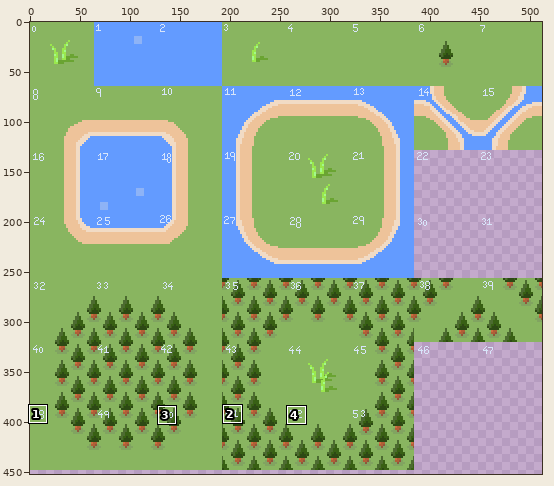
Two states of a pixel-art file, src/images/terrain.aseprite. Above: a wide view before the commit, with the close-up outlined.
Close-up. As it was:
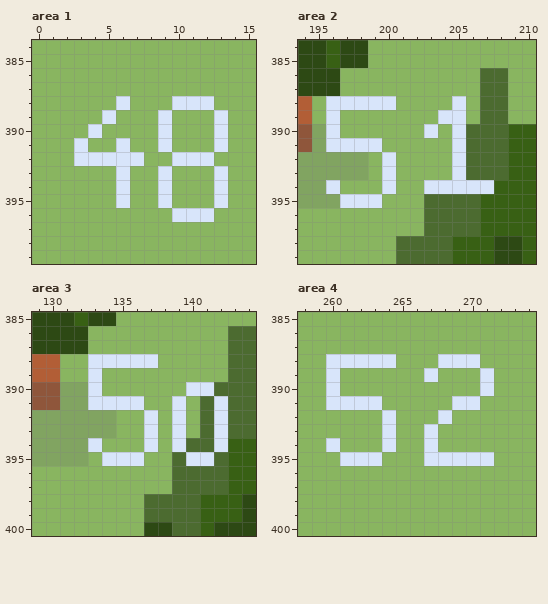
512x512 pixels, 1 frame. Colours within 5 levels of each other are drawn and written as one. Shown: area 1: x 0..15, y 384..399; area 2: x 194..210, y 384..399; area 3: x 129..144, y 385..400; area 4: x 258..274, y 385..400. The wide view leaves out empty margins. The commit also changed other parts of the picture, which this record leaves out.
New version:
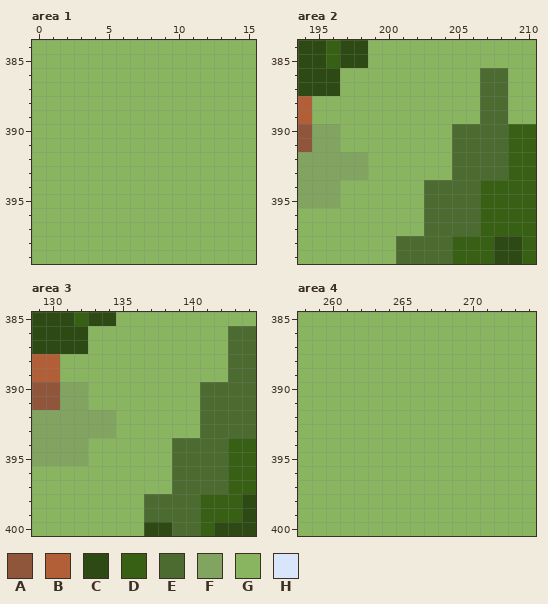
Palette (. is transparent): A #8f563b  B #b25e36  C #2d4914  D #386014  E #4c6b30  F #81a461  G #89b560  H #d8e5fa
Change:
layer "count" now hidden
Area 1:
y 388: x 6 H -> G; x 10..12 HHH -> GGG
y 389: x 5 H -> G; x 9 H -> G; x 13 H -> G
y 390: x 4 H -> G; x 9 H -> G; x 13 H -> G
y 391: x 3 H -> G; x 6 H -> G; x 9 H -> G; x 13 H -> G
y 392: x 3..7 HHHHH -> GGGGG; x 10..12 HHH -> GGG
y 393..395: x 6 H -> G; x 9 H -> G; x 13 H -> G
y 396: x 10..12 HHH -> GGG
Area 2:
y 388: x 196..200 HHHHH -> GGGGG; x 205 H -> G
y 389: x 196 H -> G; x 204..205 HH -> GG
y 390: x 196 H -> F; x 203 H -> G; x 205 H -> E
y 391: x 196..199 HHHH -> FGGG; x 205 H -> E
y 392..393: x 200 H -> G; x 205 H -> E
y 394: x 196 H -> F; x 200 H -> G; x 203..207 HHHHH -> EEEED
y 395: x 197..199 HHH -> GGG
Area 3:
y 388: x 133..137 HHHHH -> GGGGG
y 389: x 133 H -> G
y 390: x 133 H -> G; x 140..141 HH -> GE
y 391: x 133..136 HHHH -> GGGG; x 139 H -> G; x 142 H -> E
y 392..393: x 137 H -> G; x 139 H -> G; x 142 H -> E
y 394: x 133 H -> G; x 137 H -> G; x 139 H -> E; x 142 H -> E
y 395: x 134..136 HHH -> GGG; x 140..141 HH -> EE
Area 4:
y 388: x 260..264 HHHHH -> GGGGG; x 268..270 HHH -> GGG
y 389: x 260 H -> G; x 267 H -> G; x 271 H -> G
y 390: x 260 H -> G; x 271 H -> G
y 391: x 260..263 HHHH -> GGGG; x 269..270 HH -> GG
y 392: x 264 H -> G; x 268 H -> G
y 393: x 264 H -> G; x 267 H -> G
y 394: x 260 H -> G; x 264 H -> G; x 267 H -> G
y 395: x 261..263 HHH -> GGG; x 267..271 HHHHH -> GGGGG
Boxes around the changes in both close-ups, in picture pixels (x1, y1, x2, y2):
changed: (74, 96, 228, 222)
changed: (326, 96, 494, 208)
changed: (88, 354, 228, 466)
changed: (326, 354, 494, 466)
